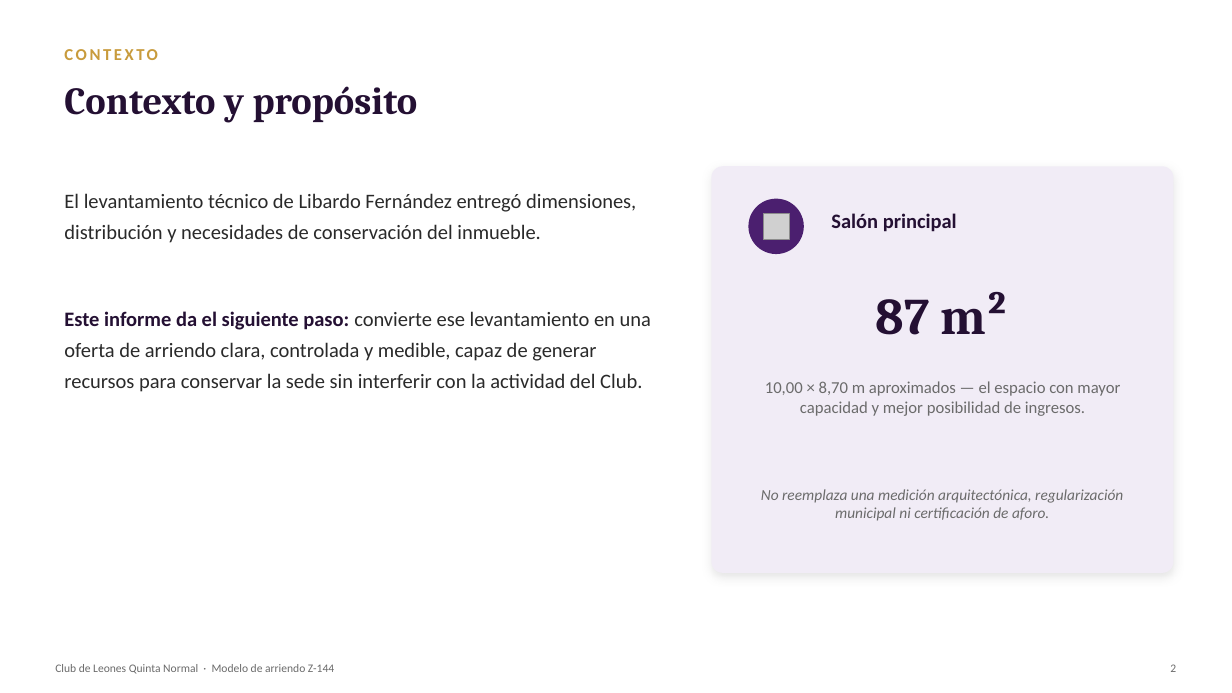
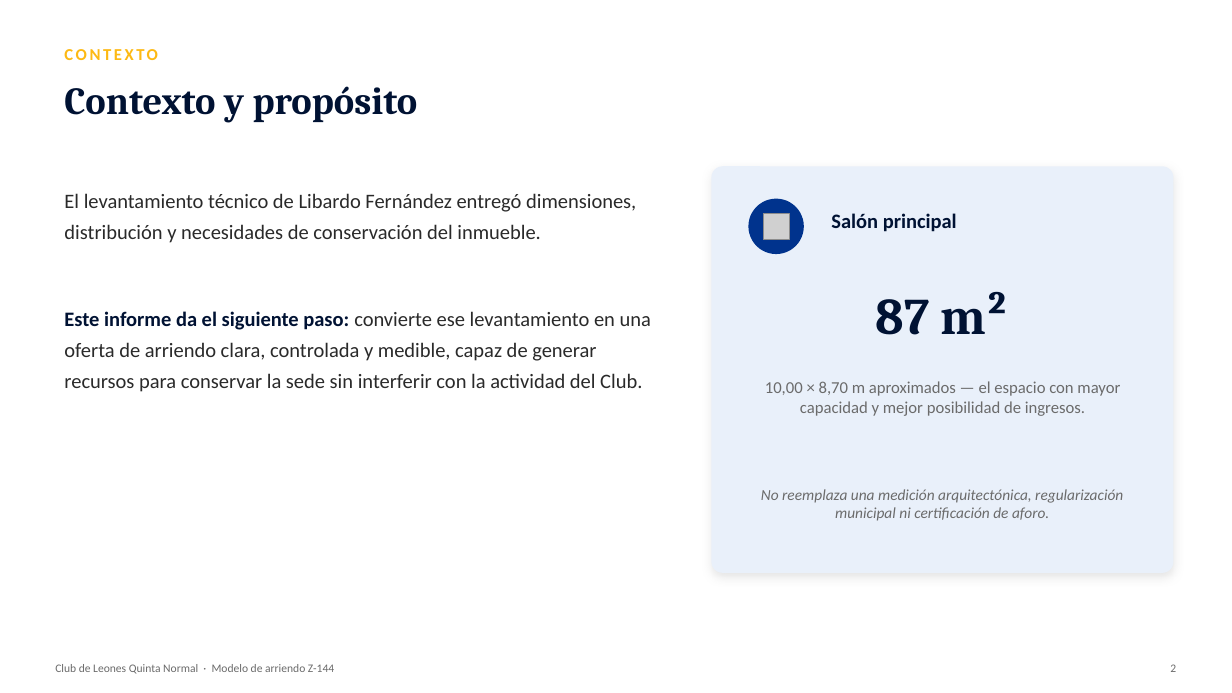
Before and after one commit to wbarrientosd-svg/claude, a slide deck: slide 2 of informes/Presentacion_Modelo_Arriendo_Club_Leones_Z144.pptx. Drawn at 1232x693 pixels with LibreOffice and Linux fonts; fonts in the diff are those of the drawing; grey boxes stand for pictures. Boxes give left, top, right and bottom in pixels: in the first picture for what was removed or moved away, otherwise in the second. Text is boxed around its words. In the diff, an @@ line names an element or a change of style, - is before the commit and + after.

```diff
--- a/informes/Presentacion_Modelo_Arriendo_Club_Leones_Z144.pptx
+++ b/informes/Presentacion_Modelo_Arriendo_Club_Leones_Z144.pptx
@@ text "CONTEXTO" at bbox=[64, 49, 157, 60]: text colour #C89B3C to #FDB913 @@
@@ rounded rectangle at bbox=[712, 166, 1174, 573]: fill #F1ECF6 to #E9F0FA @@
@@ ellipse at bbox=[749, 199, 804, 254]: fill #4B1F6F to #00338D @@
@@ text "Este informe da el siguiente ..." at bbox=[64, 311, 651, 392]: text colour #241033 to #001233 in "Este informe da el siguiente paso:" @@
@@ text colour #241033 to #001233 in 3 elements at bbox=[64, 86, 418, 123], bbox=[831, 213, 957, 232], bbox=[876, 292, 1009, 335] @@
```
Also in this commit, not shown: 9 other slides changed, 1 other file.
